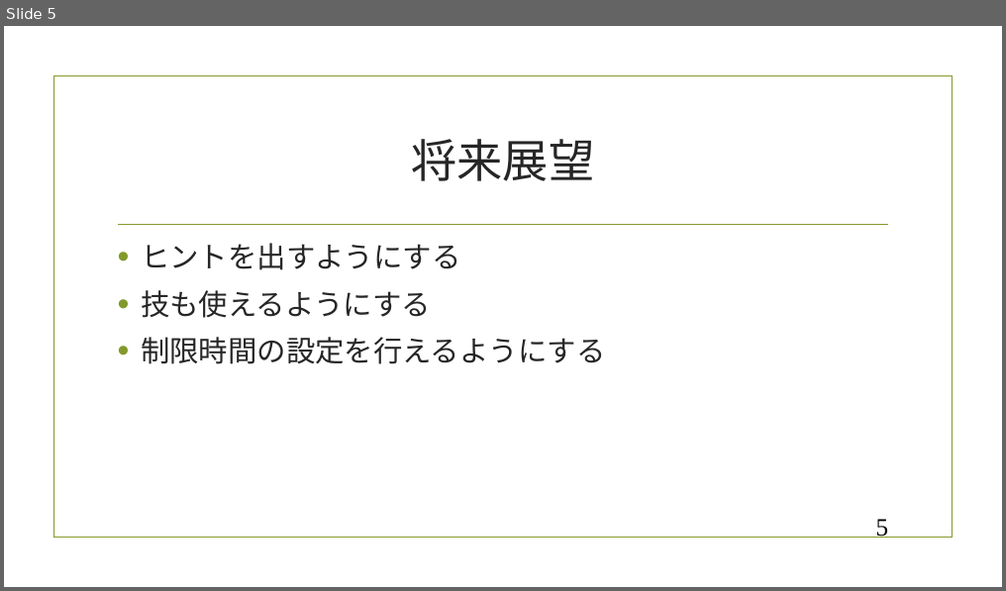
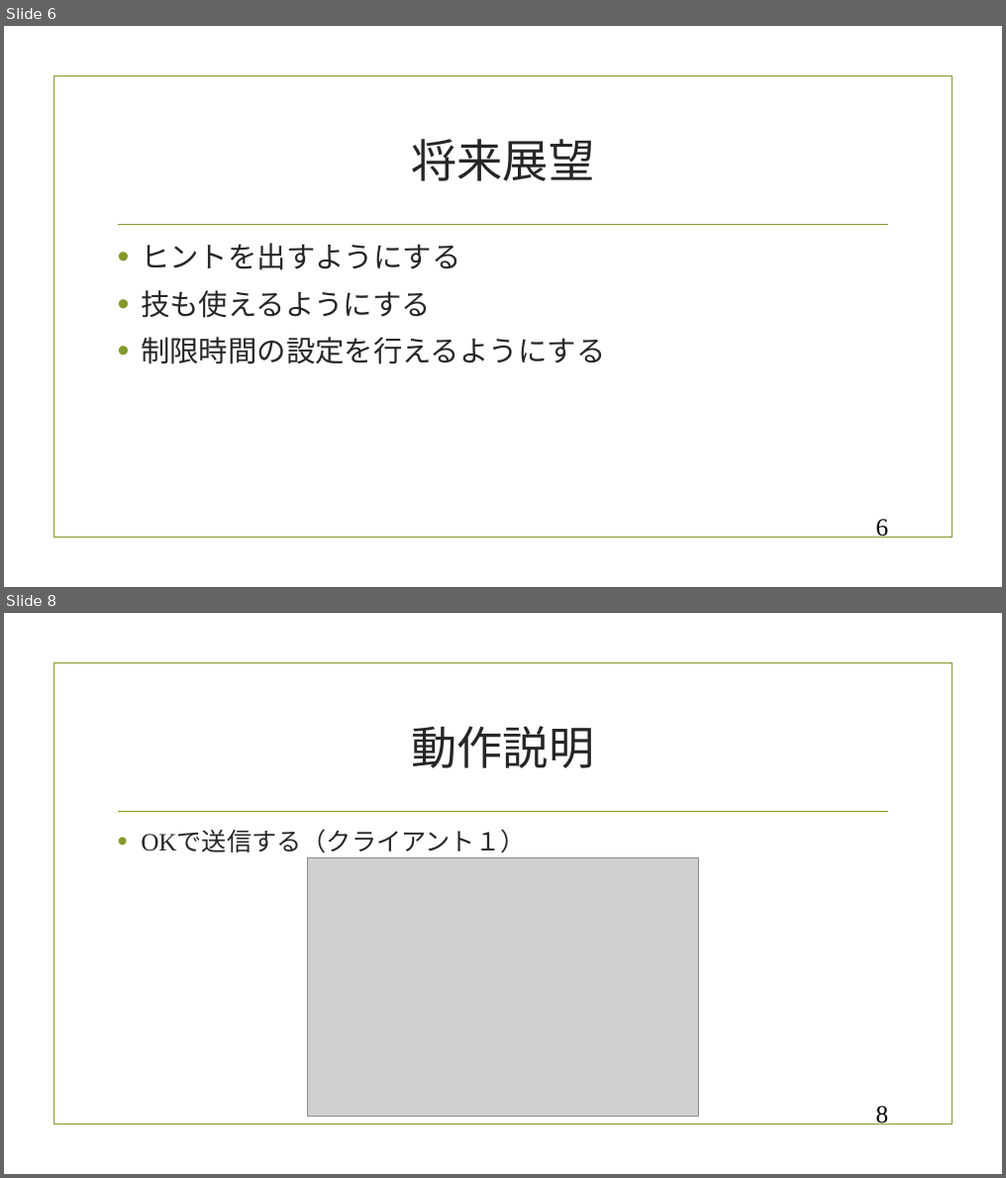
Before and after one commit to sho33/netprog2017-Final, a slide deck: netpro説明資料.pptx. Shown one above the other, each under a label of ours: slide 5 before the commit, slides 6 and 8 after it; the slides between them are not shown. The pictures are 1006x591 and 1006x1178 pixels, drawn with LibreOffice and Linux fonts; fonts in the diff are those of the drawing; grey boxes stand for pictures; background and template pictures are left out. Boxes give left, top, right and bottom in pixels: in the first picture for what was removed or moved away, otherwise in the second. Text is boxed around its words. In the diff, an @@ line names an element or a change of style, - is before the commit and + after.

Commit message:
パワーポイント完成 動作説明はスライド末尾に記載

```diff
--- a/netpro説明資料.pptx
+++ b/netpro説明資料.pptx
@@ slide 8 added at box(4, 613, 1002, 1174), background picture (left out); not listed: 2 template elements that a slide beside it also shows @@
@@ title added at box(411, 726, 594, 768), 44 pt, text #262626 @@
+動作説明
@@ text added at box(141, 831, 525, 854), 24 pt, text #262626 @@
+• OKで送信する（クライアント１）
@@ picture added at box(307, 858, 699, 1116) @@
@@ page number added at box(876, 1106, 889, 1125), 24 pt, text #000000 @@
+8
@@ what was slide 5 is now slide 6 @@
@@ page number at box(876, 519, 889, 538): text changed @@
-5
+6
```
Also in this commit, not shown: 7 other slides added.
